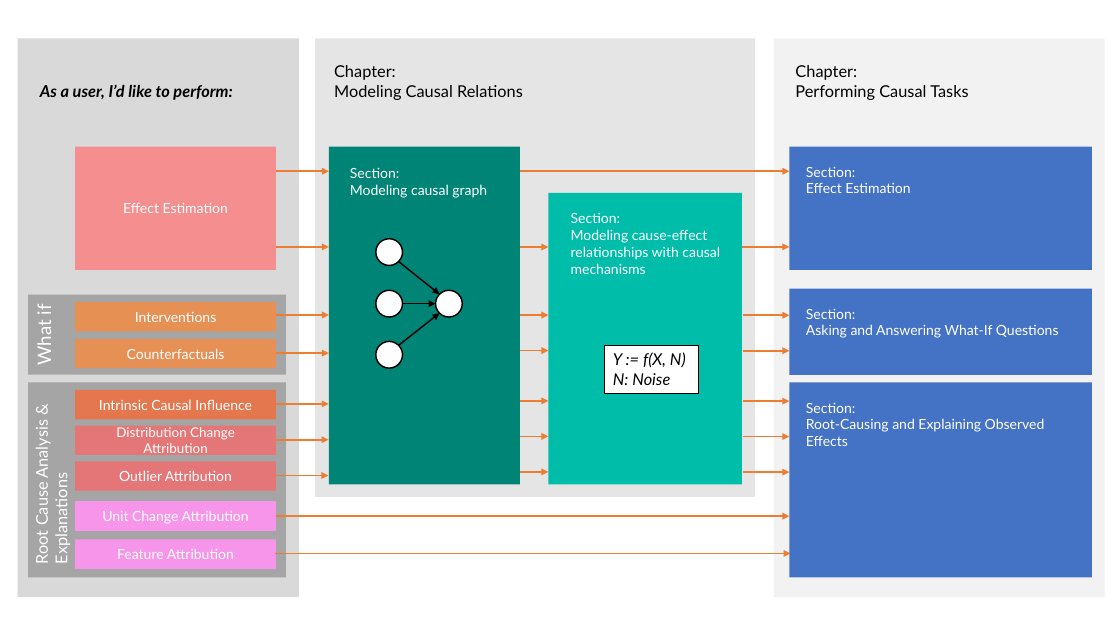
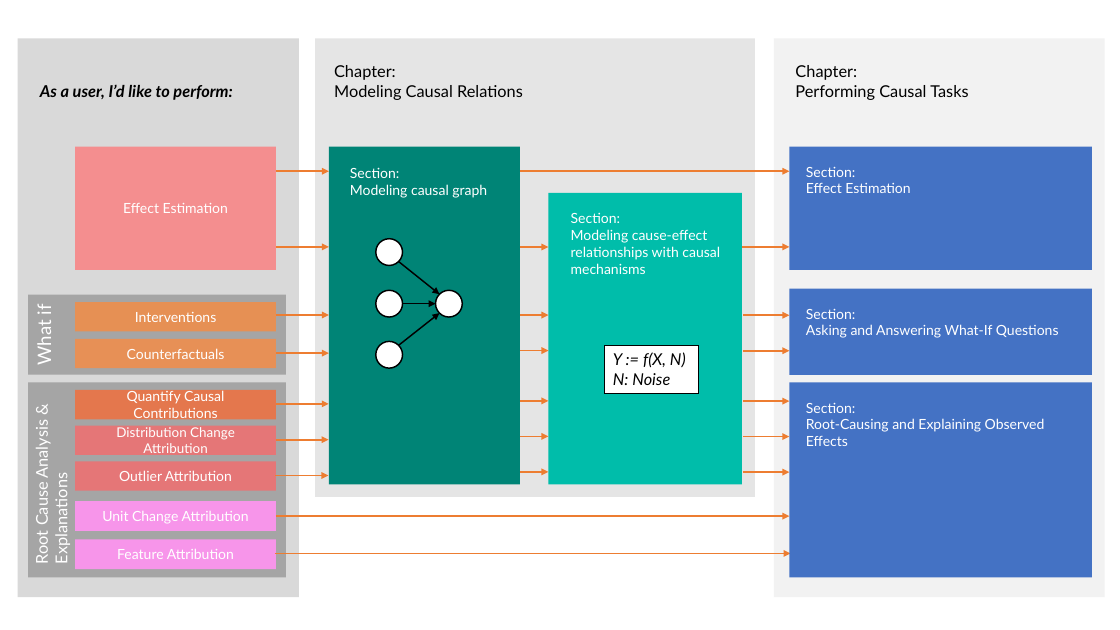
Before and after one commit to petergtz/dowhy, a slide deck: slide 1 of docs/source/user_guide/navigation.pptx. Drawn at 1120x630 pixels with LibreOffice and Linux fonts; fonts in the diff are those of the drawing. Boxes give left, top, right and bottom in pixels: in the first picture for what was removed or moved away, otherwise in the second. Text is boxed around its words. In the diff, an @@ line names an element or a change of style, - is before the commit and + after.

```diff
--- a/docs/source/user_guide/navigation.pptx
+++ b/docs/source/user_guide/navigation.pptx
@@ text in rectangle at (127,389,224,422): text changed @@
-Intrinsic Causal Influence
+Quantify Causal Contributions
```
Also in this commit, not shown: 2 other files.
